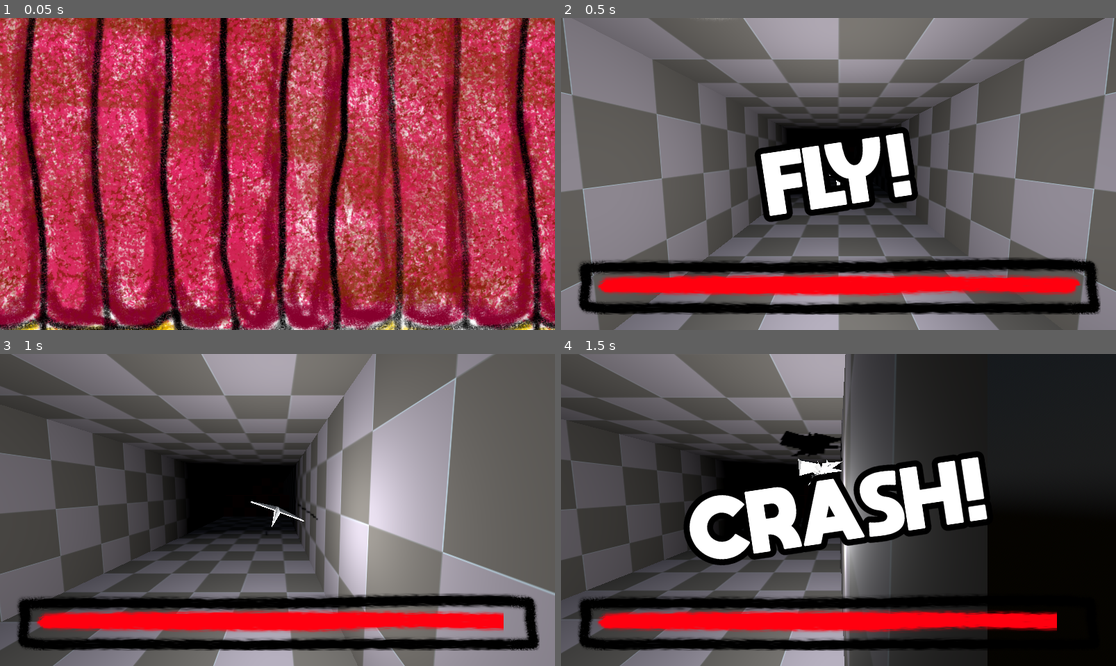
Above: before the commit, frames 1-4 (two rows, left to right).
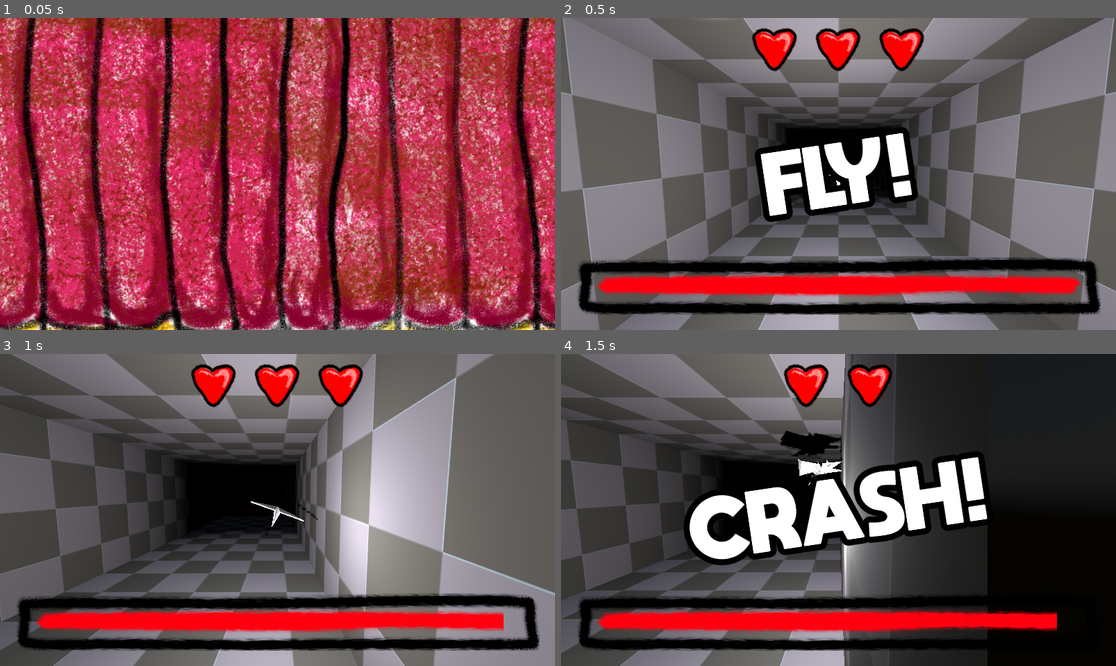
Above: after the commit, the same moments.

Repository: hellocld/ggj_2024
Game: Godot game, scene res://src/main/main.tscn
Two runs of this game, one before a commit and one after it. Both use one fixed random seed, a clock stepped at 60 frames per second and the inputs below.
Inputs:
- Up to frame 1 (0.05 s): no input
- Up to frame 2 (0.5 s): no input
- Up to frame 3 (1 s): hold Right (move_right) from 0.53 s (still down); tap Space (interact) at 0.6 s
- Up to frame 4 (1.5 s): release Right (move_right) at 1.28 s; hold Down (move_down) from 1.28 s (still down); tap Space (interact) at 1.35 s

Frame 1 is identical in both runs. In frame 2, 2.4% of the frame differs, in the area x 34-66%, y 3-18%; in frame 3, 2.4%; in frame 4, 1.5%.

Commit message:
Add lives UI

Diff:
--- a/src/autoloads/event_bus.gd
+++ b/src/autoloads/event_bus.gd
@@ -23,6 +23,8 @@
 signal show_game_over()
 signal game_over_screen_ready()
 
+signal lives_changed(lives:int)
+
 #region Monch
 signal monch_successful(monchable:Food)
 signal monch_failed()
--- a/src/main/main.gd
+++ b/src/main/main.gd
@@ -15,7 +15,7 @@
 	EventBus.minigame_cleanup.connect(_clear_current_minigame)
 	EventBus.minigame_lost.connect(_on_game_lost)
 	EventBus.game_over.connect(_on_game_over)
-
+	EventBus.lives_changed.emit(_lives)
 	_on_game_get_next()
 
 
@@ -48,6 +48,7 @@
 
 func _on_game_lost() -> void:
 	_lives -= 1
+	EventBus.lives_changed.emit(_lives)
 
 
 func _get_next_random_game() -> void:
--- a/src/main/main.tscn
+++ b/src/main/main.tscn
@@ -7,6 +7,7 @@
 [ext_resource type="PackedScene" uid="uid://cpqf42f76uaf5" path="res://src/minigames/paperplane/mini_3d_paperplane.tscn" id="3_w2srm"]
 [ext_resource type="PackedScene" uid="uid://bp5s7la0wdh2b" path="res://src/ui/game_over/game_over.tscn" id="4_ebrqf"]
 [ext_resource type="PackedScene" uid="uid://ch0gp4qfjmbua" path="res://src/ui/curtain/curtain.tscn" id="5_j4e4v"]
+[ext_resource type="PackedScene" uid="uid://b62ub51v8pt8i" path="res://src/ui/lives/lives.tscn" id="8_lbuqt"]
 
 [node name="Main" type="Node3D" node_paths=PackedStringArray("minigame_root")]
 script = ExtResource("1_yh17e")
@@ -21,5 +22,7 @@
 
 [node name="MinigameRoot" type="Node" parent="."]
 
+[node name="Lives" parent="." instance=ExtResource("8_lbuqt")]
+
 [node name="Curtain" parent="." instance=ExtResource("5_j4e4v")]
 z_index = 4096
--- /dev/null
+++ b/src/ui/lives/lives.gd
@@ -0,0 +1,18 @@
+extends Control
+
+
+@export var heart_tex:Texture2D
+@export var lives_container:Container
+
+func _ready() -> void:
+	EventBus.lives_changed.connect(_on_lives_changed)
+
+
+func _on_lives_changed(lives:int):
+	for child in lives_container.get_children():
+		lives_container.remove_child(child)
+		child.queue_free()
+	for i in range(0, lives):
+		var heart = TextureRect.new()
+		heart.texture = heart_tex
+		lives_container.add_child(heart)
--- /dev/null
+++ b/src/ui/lives/lives.tscn
@@ -0,0 +1,27 @@
+[gd_scene load_steps=3 format=3 uid="uid://b62ub51v8pt8i"]
+
+[ext_resource type="Texture2D" uid="uid://ceuna4h4xioki" path="res://assets/images/heart/heart.png" id="1_esjbo"]
+[ext_resource type="Script" path="res://src/ui/lives/lives.gd" id="1_ff2py"]
+
+[node name="Lives" type="Control" node_paths=PackedStringArray("lives_container")]
+layout_mode = 3
+anchors_preset = 15
+anchor_right = 1.0
+anchor_bottom = 1.0
+grow_horizontal = 2
+grow_vertical = 2
+script = ExtResource("1_ff2py")
+heart_tex = ExtResource("1_esjbo")
+lives_container = NodePath("HFlowContainer")
+
+[node name="HFlowContainer" type="HFlowContainer" parent="."]
+layout_mode = 1
+anchors_preset = 10
+anchor_right = 1.0
+offset_bottom = 256.0
+grow_horizontal = 2
+alignment = 1
+
+[node name="TextureRect" type="TextureRect" parent="HFlowContainer"]
+layout_mode = 2
+texture = ExtResource("1_esjbo")
Binary file added: assets/images/heart/heart.png
Not shown, added: assets/images/heart/heart.png.import
Not shown: 1 places in src/main/main.tscn that only renumber resources
Not shown, added: assets/images/heart/heart.kra
